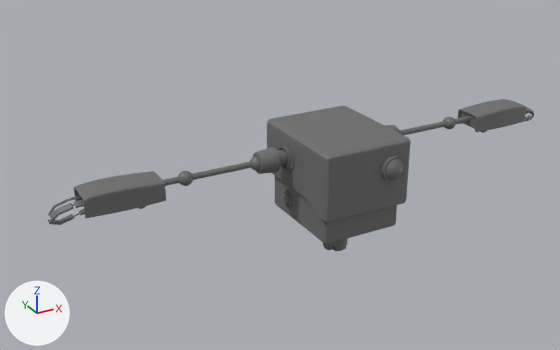
One commit to the FBX model Assets/Kai_asset_import/Player/T_pose_Robot.fbx: the scene before it, then after it.
Rendered twice from a camera (50 mm lens) standing at (-1.066, -1.616, 1.368) and looking at (-0.134, 0.079, 0.521). Arrows for +X, +Y and +Z are at lower left; the lights stay in place. The first picture is the older version. Where no turn or scale is listed for an object, it has been applied to the vertices.

In view in the first picture: 'Robot'.
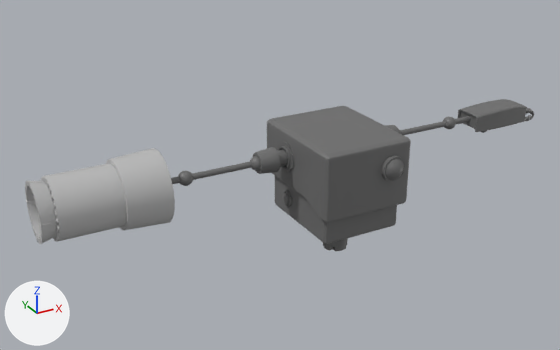
Boxes (x1, y1, x2, y2) around the edits, measured in the pictures (560 x 350 px):
'pCylinder12', added: after (25, 148, 175, 244)

The change, as a list of edits to the scene's bpy script:
```text
Add mat_lambert1:
    mat_lambert1 = principled_material('lambert1')
    mat_lambert1.base_color = (0.5, 0.5, 0.5)  # grey #bcbcbc
Add me_mesh_001:
    me_mesh_001.from_pydata(...)  # 1638 vertices, 1576 faces; spans x -0.792..-0.482, y -0.04..0.149, z 0.481..0.67
    me_mesh_001.materials.append(mat_lambert1)  # grey #bcbcbc
Add ob_pcylinder12:
    ob_pcylinder12 = bpy.data.objects.new('pCylinder12', me_mesh_001)
    ob_pcylinder12.location = (0.0, 0.0, 0.0)
```
